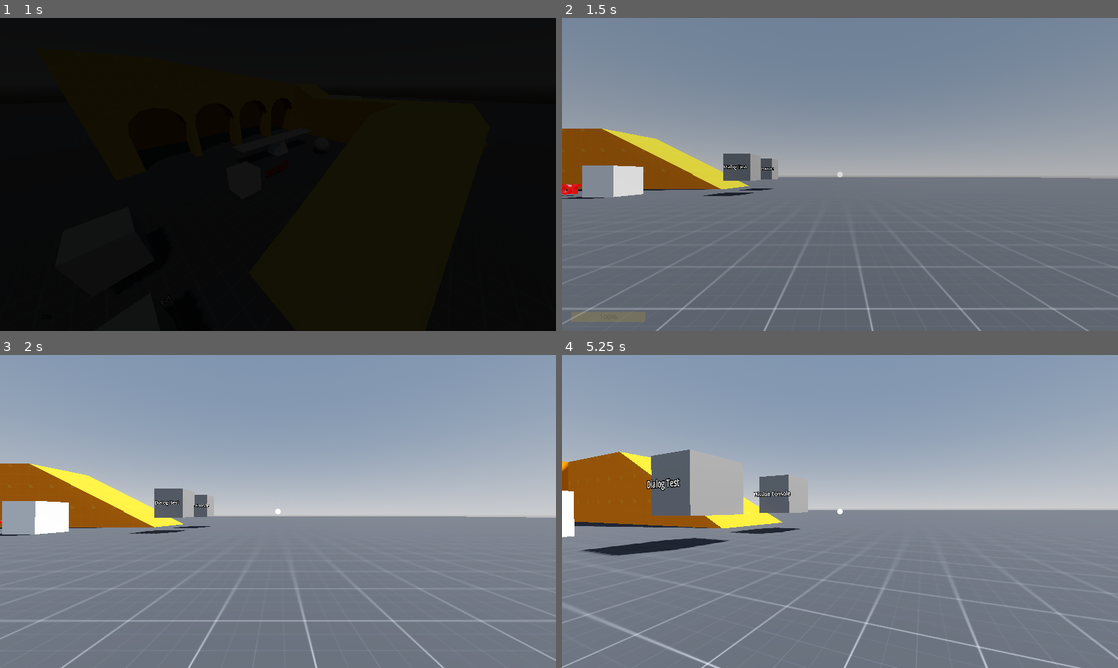
Above: before the commit, frames 1-4 (two rows, left to right).
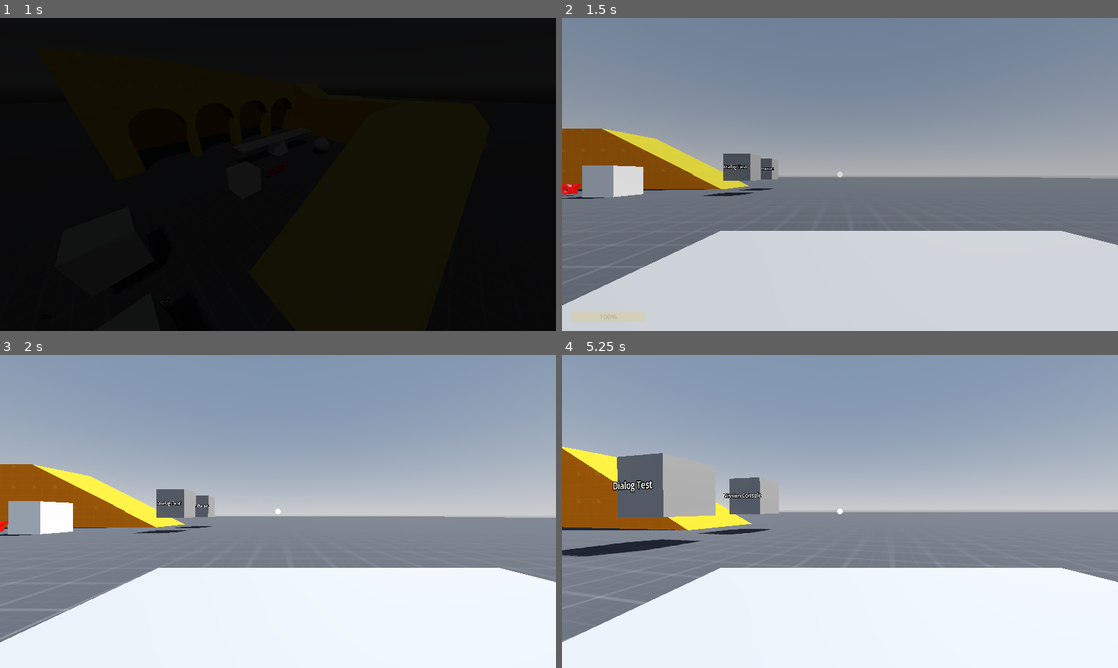
Above: after the commit, the same moments.

Repository: m-rafiwidya/Last-Light-NasaSpaceApps
Game: Godot game, scene res://src/main.tscn
Two runs of this game, one before a commit and one after it. Both use one fixed random seed, a clock stepped at 60 frames per second and the inputs below.
Inputs (mouse positions are in pixels of both pictures, inside the frame that each line leads up to):
- Up to frame 1 (1 s): click "Start" at 0.5 s
- Up to frame 2 (1.5 s): move the mouse to (867, 174) at 1.27 s; hold W (move_forward) from 1.28 s (still down); tap C (camera) at 1.35 s
- Up to frame 3 (2 s): keep holding W (move_forward); tap Space (move_jump) at 1.52 s
- Up to frame 4 (5.25 s): move the mouse to (728, 527) at 2.02 s; release W (move_forward) at 2.03 s; hold S (move_backward) 2.03-2.78 s; tap C (camera) at 2.1, 3.05, 3.8, 4.55 s; tap Space (move_jump) at 2.27, 3.77, 4.52 s; move the mouse to (895, 442) at 2.77 s; hold D (move_right) 2.78-3.53 s; click (895, 442) at 2.85 s; move the mouse to (812, 574) at 3.52 s; hold W (move_forward) 3.53-4.28 s; right-click (812, 574) at 3.6 s; move the mouse to (1006, 558) at 4.27 s; hold A (move_left) from 4.28 s (still down); tap E (interact_use) at 4.35 s; move the mouse to (673, 464) at 5.02 s; tap Ctrl (move_crouch) at 5.1 s

Frame 1 is identical in both runs. In frame 2, 28% of the frame differs, in the area x 0-100%, y 68-100%; in frame 3, 29%; in frame 4, 35%, in the area x 0-100%, y 29-100%.

Commit message:
robot final changes

Diff:
--- a/game/engine_sound.gd
+++ /dev/null
@@ -1,18 +0,0 @@
-extends AudioStreamPlayer3D
-
-@onready var sample_hz = stream.mix_rate
-@onready var playback = get_stream_playback()
-var pulse_hz = 50.0 # The frequency of the sound wave.
-var phase: float = 0.0
-@export var wave_shape: Curve
-
-func _process(delta):
-	pulse_hz += delta * 10.0
-	var step: float = get_parent().engine_angular_velocity / (2.0*PI) / 4.0 * 6.0 / sample_hz
-	var frames_available = playback.get_frames_available()
-
-	for i in range(frames_available):
-		var displacement: float = 2.0 * wave_shape.sample(phase) - 1.0
-		displacement += randf_range(-0.01, 0.01)
-		playback.push_frame(Vector2.ONE * displacement)
-		phase = fmod(phase + step, 1.0)
--- a/game/src/autoloads/debug.gd
+++ b/game/src/autoloads/debug.gd
@@ -1,7 +1,7 @@
 extends Node
 
-# Set by Car._ready()
-var current_car: Car
+# Set by Robot._ready()
+var current_robot: Robot
 
 var debug_console_output: PackedStringArray = [
 	'Debug console for "%s"' % ProjectSettings.get_setting("application/config/name", "Unnamed Project"),
--- a/game/src/autoloads/scene_loader.gd
+++ b/game/src/autoloads/scene_loader.gd
@@ -5,7 +5,7 @@
 signal level_unloaded(level_name)
 
 const PLAYER_PACKED_SCENE: PackedScene = preload("res://src/player/player.tscn")
-const CAR_PACKED_SCENE: PackedScene = preload("res://src/car/car.tscn")
+const ROBOT_PACKED_SCENE: PackedScene = preload("res://src/robot/robot.tscn")
 const MAIN_MENU_ID = "main_menu"
 # TODO: Kinda dangerous if someone forgot to change these to a valid path
 # is there a built in godot way for file paths?
@@ -104,9 +104,9 @@
 		push_error('No "SpawnPoint" marker node found in level.')
 		return
 
-	# TEMPORARY: spawn the car instead of the player.
+	# TEMPORARY: spawn the robot instead of the player.
 	# Swap back to _setup_player(spawn_point) to restore the first-person player.
-	_setup_car(spawn_point)
+	_setup_robot(spawn_point)
 	#_setup_player(spawn_point)
 
 	# Hey GameState, I finished loading, please start transition to IN_GAME
@@ -125,18 +125,18 @@
 	current_scene.add_child(player)
 
 
-# Spawn the drivable car at the designated spawn point
-func _setup_car(spawn_point: Marker3D) -> void:
-	var car_controller = CarController.new()
-	current_scene.add_child(car_controller)
+# Spawn the drivable robot at the designated spawn point
+func _setup_robot(spawn_point: Marker3D) -> void:
+	var robot_controller = RobotController.new()
+	current_scene.add_child(robot_controller)
 
-	var car: Car = CAR_PACKED_SCENE.instantiate()
-	# The HUD only reads GameState.player for the crosshair; there is no player in a car
+	var robot: Robot = ROBOT_PACKED_SCENE.instantiate()
+	# The HUD only reads GameState.player for the crosshair; there is no player in a robot
 	GameState.player = null
-	car.transform = spawn_point.transform
-	# Must be assigned before add_child(): Car._ready() connects to its signals
-	car.controller = car_controller
-	current_scene.add_child(car)
+	robot.transform = spawn_point.transform
+	# Must be assigned before add_child(): Robot._ready() connects to its signals
+	robot.controller = robot_controller
+	current_scene.add_child(robot)
 
 
 func _setup_main_menu():
--- a/game/src/car/components/engine.gd
+++ /dev/null
@@ -1,25 +0,0 @@
-class_name CarEngine
-
-extends Node
-
-@export var torque_curve: Curve
-# Small electric drive motor sized for a ~80 kg rover. Speeds are rad/s (rpm * 0.1047).
-@export var peak_torque: float = 9.0
-@export var idle_speed: float = 500.0 * 0.1047
-@export var lower_redline: float = 3800.0 * 0.1047
-@export var upper_redline: float = 4000.0 * 0.1047
-@export var inertia: float = 0.01
-
-var is_disabled: bool = false
-
-
-## Torque the engine produces at the given speed. `throttle` is 0..1; the
-## rev limiter cuts torque between the upper and lower redline.
-func get_engine_torque(engine_angular_velocity: float, throttle: float) -> float:
-	if engine_angular_velocity >= upper_redline and not is_disabled:
-		is_disabled = true
-	if engine_angular_velocity <= lower_redline and is_disabled:
-		is_disabled = false
-	if is_disabled:
-		return 0.0
-	return peak_torque * torque_curve.sample(engine_angular_velocity / upper_redline) * throttle
--- /dev/null
+++ b/game/src/robot/components/engine.gd
@@ -0,0 +1,39 @@
+class_name RobotEngine
+
+extends Node
+
+## Brushed DC motor. Torque falls linearly with speed as back-EMF builds:
+##     torque = stall_torque * (voltage - speed / no_load_speed)
+## so the top speed is set by the motor (voltage * no_load_speed, minus whatever
+## the load takes), and letting go of the input (voltage 0) brakes the motor
+## with back-EMF, strongest at speed and fading towards standstill.
+##
+## Sizing (for the 80 kg rover with a total ratio of 5 and 0.15 m wheels):
+##   no_load_speed ~ (top speed / wheel radius) * total ratio, a few percent
+##     higher because rolling resistance pulls the loaded top speed down to it.
+##   stall_torque ~ ((mass + reflected drivetrain inertia / radius^2) * launch
+##     acceleration + rolling resistance) * radius / total ratio.
+## That gives ~10 units/s and ~3.5 m/s^2 from rest.
+
+## Torque at standstill with full voltage (Nm)
+@export var stall_torque: float = 10.7
+## Speed where back-EMF cancels full voltage and torque reaches zero (rad/s)
+@export var no_load_speed: float = 345.0
+## Rotor inertia (kg m^2)
+@export var inertia: float = 0.01
+## Optional shape multiplier on the torque, sampled at |speed| / no_load_speed
+## (0..1). Leave empty for a plain linear DC motor.
+@export var torque_curve: Curve
+
+
+## Torque (Nm) at the motor shaft. `voltage` is -1..1 (negative = reverse),
+## `motor_angular_velocity` is signed (rad/s). The current limit keeps the
+## result within +-stall_torque, so reversing at speed ("plugging") can't
+## produce more torque than a standing start.
+func get_motor_torque(motor_angular_velocity: float, voltage: float) -> float:
+	var torque: float = stall_torque * (
+		clamp(voltage, -1.0, 1.0) - motor_angular_velocity / no_load_speed
+	)
+	if torque_curve:
+		torque *= torque_curve.sample(clamp(abs(motor_angular_velocity) / no_load_speed, 0.0, 1.0))
+	return clamp(torque, -stall_torque, stall_torque)
--- a/game/src/car/components/engine.tscn
+++ b/game/src/robot/components/engine.tscn
@@ -1,6 +1,6 @@
 [gd_scene load_steps=2 format=3 uid="uid://4arryn46ujiy"]
 
-[ext_resource type="Script" uid="uid://co8ay0wgidec7" path="res://src/car/components/engine.gd" id="1_nxgb3"]
+[ext_resource type="Script" uid="uid://co8ay0wgidec7" path="res://src/robot/components/engine.gd" id="1_nxgb3"]
 
 [node name="Engine" type="Node"]
 script = ExtResource("1_nxgb3")
--- /dev/null
+++ b/game/src/robot/components/engine_sound.gd
@@ -0,0 +1,106 @@
+extends AudioStreamPlayer3D
+
+## Procedural electric motor whir, driven by the robot's DC motor.
+##
+## - Pitch follows motor speed (fraction of the motor's no-load speed).
+## - Loudness follows speed plus load, so it is silent when parked with no input,
+##   rises as the robot moves, and hums while straining against a stall.
+## - Load (|torque| / stall torque) brightens the sound: more upper harmonics and
+##   more controller (PWM) whine, as a loaded motor does.
+## - A gear whine at a non-integer multiple of the motor tone and a little low
+##   passed noise (bearings, wheels) make it sound mechanical instead of a
+##   plain synth tone.
+## Parameters are smoothed and ramped per sample, so changes don't click.
+
+## Motor tone at standstill / at the motor's no-load speed (Hz)
+@export var min_frequency: float = 70.0
+@export var max_frequency: float = 650.0
+## Gear whine frequency as a multiple of the motor tone (non-integer = inharmonic)
+@export var gear_whine_ratio: float = 2.7
+## Controller (PWM) whine frequency range (Hz), low speed to full speed
+@export var controller_whine_min: float = 2200.0
+@export var controller_whine_max: float = 3000.0
+## Overall output level (0..1)
+@export_range(0.0, 1.0) var volume: float = 0.5
+## How quickly the sound follows the motor (1/s). Higher is snappier.
+@export var response_rate: float = 12.0
+
+var robot: Robot
+var playback: AudioStreamGeneratorPlayback
+var sample_hz: float
+
+# Oscillator phases, 0..1
+var motor_phase: float = 0.0
+var gear_phase: float = 0.0
+var controller_phase: float = 0.0
+var noise_state: float = 0.0
+
+# Smoothed parameters, ramped per sample inside each batch
+var speed_fraction: float = 0.0
+var load_fraction: float = 0.0
+var loudness: float = 0.0
+
+
+func _ready() -> void:
+	robot = get_parent() as Robot
+	sample_hz = (stream as AudioStreamGenerator).mix_rate
+	play()
+	playback = get_stream_playback() as AudioStreamGeneratorPlayback
+
+
+func _process(delta: float) -> void:
+	if robot == null or playback == null:
+		return
+	var frames: int = playback.get_frames_available()
+	if frames <= 0:
+		return
+
+	var no_load_speed: float = maxf(robot.engine.no_load_speed, 0.001)
+	var stall_torque: float = maxf(robot.engine.stall_torque, 0.001)
+	var target_speed: float = clampf(absf(robot.motor_angular_velocity) / no_load_speed, 0.0, 1.0)
+	var target_load: float = clampf(absf(robot.motor_torque) / stall_torque, 0.0, 1.0)
+	# Silent when parked with no input; speed dominates, load keeps a stalled motor audible
+	var target_loudness: float = clampf(target_speed * 2.5 + target_load * 0.6, 0.0, 1.0)
+
+	var blend: float = 1.0 - exp(-response_rate * delta)
+	var next_speed: float = lerpf(speed_fraction, target_speed, blend)
+	var next_load: float = lerpf(load_fraction, target_load, blend)
+	var next_loudness: float = lerpf(loudness, target_loudness, blend)
+
+	var buffer := PackedVector2Array()
+	buffer.resize(frames)
+	for i in frames:
+		var t: float = float(i + 1) / float(frames)
+		var s: float = lerpf(speed_fraction, next_speed, t)
+		var l: float = lerpf(load_fraction, next_load, t)
+		var gain: float = lerpf(loudness, next_loudness, t)
+
+		var motor_hz: float = lerpf(min_frequency, max_frequency, s)
+		motor_phase = fmod(motor_phase + motor_hz / sample_hz, 1.0)
+		gear_phase = fmod(gear_phase + motor_hz * gear_whine_ratio / sample_hz, 1.0)
+		controller_phase = fmod(
+			controller_phase + lerpf(controller_whine_min, controller_whine_max, s) / sample_hz, 1.0
+		)
+
+		var a: float = motor_phase * TAU
+		var g: float = gear_phase * TAU
+		var motor_tone: float = (
+			sin(a)
+			+ 0.45 * sin(2.0 * a)
+			+ (0.15 + 0.35 * l) * sin(3.0 * a)
+			+ 0.3 * l * sin(5.0 * a)
+		)
+		var gear_whine: float = 0.3 * sin(g) + 0.12 * sin(2.0 * g)
+		var controller_whine: float = 0.06 * (0.25 + 0.75 * l) * sin(controller_phase * TAU)
+
+		noise_state += (randf_range(-1.0, 1.0) - noise_state) * 0.15
+		var rumble: float = noise_state * 0.35 * s
+
+		var sample: float = tanh((motor_tone + gear_whine + controller_whine + rumble) * 0.6)
+		sample *= gain * volume
+		buffer[i] = Vector2(sample, sample)
+
+	playback.push_buffer(buffer)
+	speed_fraction = next_speed
+	load_fraction = next_load
+	loudness = next_loudness
--- a/game/src/car/components/running_gear.tscn
+++ b/game/src/robot/components/running_gear.tscn
@@ -1,6 +1,6 @@
 [gd_scene load_steps=2 format=3 uid="uid://c5pjveyc6065i"]
 
-[ext_resource type="Script" uid="uid://bdyicesvw6a5j" path="res://src/car/components/running_gear.gd" id="1_7re8h"]
+[ext_resource type="Script" uid="uid://bdyicesvw6a5j" path="res://src/robot/components/running_gear.gd" id="1_7re8h"]
 
 [node name="RunningGear" type="Node"]
 script = ExtResource("1_7re8h")
--- a/game/src/car/car.gd
+++ b/game/src/robot/robot.gd
@@ -1,33 +1,37 @@
-class_name Car
+class_name Robot
 
 extends RigidBody3D
 
-@export var controller: CarController
+@export var controller: RobotController
 @export var running_gear: RunningGear
-@export var engine: CarEngine
+@export var engine: RobotEngine
 
 # Single fixed gear, used for both forward and reverse. The engine is rigidly
 # coupled to the driven wheels (no clutch).
 @export var gear_ratio: float = 1.0
 @export var final_drive: float = 5.0
-# Top speed in both directions, in units per second. The controller's input is a
-# fraction of this (1 = full speed forward, -1 = full speed backward, 0 = stop).
-@export var max_speed: float = 10.0
-# Speed error (units/s) at which the drivetrain applies full torque. Smaller
-# values chase the target speed harder; larger values are gentler.
-@export var speed_control_band: float = 2.0
+# Rolling resistance at the ground (N), applied through the driven wheels. It is
+# what finally stops the robot once the motor's back-EMF braking has faded out, and
+# it pulls the loaded top speed a little below the motor's no-load speed.
+@export var rolling_resistance_force: float = 12.0
 # Rotational inertias (kg m^2) of the transmission output shaft and differential
 @export var transmission_inertia: float = 0.004
 @export var differential_inertia: float = 0.01
 
-# Follow camera offset behind the car, scaled to the car's size
+# Follow camera offset behind the robot, scaled to the robot's size
 @export var follow_camera_distance: float = 2.5
 @export var follow_camera_height: float = 0.8
 
 const DRIVEN_WHEELS: Array = [RunningGear.Wheel.REAR_LEFT, RunningGear.Wheel.REAR_RIGHT]
+# Rolling resistance fades in over 1 / this rad/s of wheel speed so it can't
+# flip the wheel's direction at near-zero speed.
+const ROLLING_RESISTANCE_SLIP_GAIN: float = 0.5
 
 # Drivetrain state
-var engine_angular_velocity: float = 0.0
+# Signed motor shaft speed (rad/s), positive = forward. Read by engine_sound.gd
+var motor_angular_velocity: float = 0.0
+# Torque at the motor shaft (Nm) this step. Read by engine_sound.gd
+var motor_torque: float = 0.0
 var differential_angular_velocity: float = 0.0
 
 var camera_mode: CameraMode = CameraMode.FOLLOW
@@ -46,7 +50,7 @@
 
 func _ready() -> void:
 	$FollowCamera.set_as_top_level(true)
-	Debug.current_car = self
+	Debug.current_robot = self
 	running_gear.update_wheel_properties()
 	controller.toggle_camera.connect(_on_controller_toggle_camera)
 
@@ -93,7 +97,7 @@
 func _integrate_forces(state) -> void:
 	_sync_driven_wheels()
 	running_gear.simulate_suspensions(state, controller.steer)
-	_step_drivetrain(state)
+	_step_drivetrain(state.step)
 	_apply_wheel_forces(state)
 
 # Forces driven wheels to the differential speed (can be unstable at low speeds)
@@ -101,31 +105,22 @@
 	for wheel in DRIVEN_WHEELS:
 		running_gear.wheel_states[wheel][RunningGear.WheelState.ANGULAR_VELOCITY] = differential_angular_velocity
 
-# Integrates the differential speed. The engine is rigidly coupled to the driven
-# wheels through the single gear, so its speed follows the wheels (never below
-# idle). The controller input is a desired speed: the drivetrain applies torque
-# proportional to the error between it and the current forward speed, so it
-# accelerates toward the target, and brakes (engine braking) when the target is
-# lower, including when there is no input.
-func _step_drivetrain(state) -> void:
-	var step: float = state.step
+# Integrates the differential speed. The DC motor is rigidly coupled to the driven
+# wheels through the single gear, so its speed follows the wheels. The controller
+# input is the motor voltage: full input drives the motor towards its no-load
+# speed, which sets the robot's top speed, and no input lets back-EMF slow it down.
+func _step_drivetrain(step: float) -> void:
 	var combined_gear_ratio: float = gear_ratio * final_drive
 
-	var forward_speed: float = state.linear_velocity.dot(-state.transform.basis.z)
-	var target_speed: float = controller.desired_speed * max_speed
-	# -1..1: how hard to push, and in which direction
-	var throttle: float = clamp((target_speed - forward_speed) / speed_control_band, -1.0, 1.0)
+	motor_angular_velocity = differential_angular_velocity * combined_gear_ratio
+	motor_torque = engine.get_motor_torque(motor_angular_velocity, controller.desired_speed)
+	var drive_torque: float = motor_torque * combined_gear_ratio
 
-	engine_angular_velocity = clamp(
-		abs(differential_angular_velocity) * combined_gear_ratio,
-		engine.idle_speed,
-		engine.upper_redline
+	# Resistance on the driven wheels: rolling resistance plus tyre reaction torque
+	var driven_wheel_resistance_torque: float = (
+		rolling_resistance_force * running_gear.wheel_radius *
+		clamp(differential_angular_velocity * ROLLING_RESISTANCE_SLIP_GAIN, -1.0, 1.0)
 	)
-	var engine_output_torque: float = engine.get_engine_torque(engine_angular_velocity, abs(throttle))
-	var drive_torque: float = engine_output_torque * combined_gear_ratio * sign(throttle)
-
-	# Resistance from the tyres on the driven wheels
-	var driven_wheel_resistance_torque: float = 0.0
 
 	# Inertia seen at the differential/wheel speed. The transmission output shaft
 	# spins at final_drive times wheel speed, so its inertia is reflected by
--- a/game/src/car/car.tscn
+++ b/game/src/robot/robot.tscn
@@ -1,26 +1,21 @@
 [gd_scene format=3 uid="uid://dvqu81j65chtr"]
 
-[ext_resource type="Script" uid="uid://bbqam5tp6wery" path="res://src/car/car.gd" id="1_caus5"]
-[ext_resource type="Script" uid="uid://cq1fv7irf222e" path="res://engine_sound.gd" id="2_460mh"]
-[ext_resource type="PackedScene" uid="uid://4arryn46ujiy" path="res://src/car/components/engine.tscn" id="2_y3xmu"]
-[ext_resource type="PackedScene" uid="uid://c5pjveyc6065i" path="res://src/car/components/running_gear.tscn" id="4_6b27f"]
+[ext_resource type="Script" uid="uid://bbqam5tp6wery" path="res://src/robot/robot.gd" id="1_caus5"]
+[ext_resource type="Script" uid="uid://cq1fv7irf222e" path="res://src/robot/components/engine_sound.gd" id="2_460mh"]
+[ext_resource type="PackedScene" uid="uid://4arryn46ujiy" path="res://src/robot/components/engine.tscn" id="2_y3xmu"]
+[ext_resource type="PackedScene" uid="uid://c5pjveyc6065i" path="res://src/robot/components/running_gear.tscn" id="4_6b27f"]
 
 [sub_resource type="PhysicsMaterial" id="PhysicsMaterial_6kj2t"]
 bounce = 0.5
 
-[sub_resource type="Curve" id="Curve_gkkdu"]
-_data = [Vector2(0, 0.8956521), 0.0, 0.170761, 0, 0, Vector2(0.693333, 1), 0.0, 0.0, 0, 0, Vector2(1, 0.914138), -0.649141, 0.0, 0, 0]
-point_count = 3
+[sub_resource type="AudioStreamGenerator" id="AudioStreamGenerator_2vce4"]
+mix_rate = 22050.0
+buffer_length = 0.1
 
-[sub_resource type="AudioStreamGenerator" id="AudioStreamGenerator_2vce4"]
-buffer_length = 0.05
+[sub_resource type="BoxMesh" id="BoxMesh_xa74p"]
+size = Vector3(1, 0.32641602, 1)
 
-[sub_resource type="Curve" id="Curve_grmg8"]
-_data = [Vector2(0, 0), 0.0, 0.0, 0, 0, Vector2(0.2, 1), 0.0, 0.0, 0, 0, Vector2(0.6, 0.2), -0.99947, -0.99947, 0, 0, Vector2(1, 0), 0.0, 0.0, 0, 0]
-point_count = 4
-metadata/_snap_enabled = true
-
-[node name="Car" type="RigidBody3D" unique_id=405660351 node_paths=PackedStringArray("running_gear", "engine")]
+[node name="Robot" type="RigidBody3D" unique_id=405660351 node_paths=PackedStringArray("running_gear", "engine")]
 collision_layer = 2
 collision_mask = 7
 mass = 80.0
@@ -37,7 +32,6 @@
 engine = NodePath("Engine")
 
 [node name="Engine" parent="." unique_id=1105020877 instance=ExtResource("2_y3xmu")]
-torque_curve = SubResource("Curve_gkkdu")
 
 [node name="RunningGear" parent="." unique_id=1604477408 instance=ExtResource("4_6b27f")]
 
@@ -75,6 +69,10 @@
 stream = SubResource("AudioStreamGenerator_2vce4")
 autoplay = true
 script = ExtResource("2_460mh")
-wave_shape = SubResource("Curve_grmg8")
+volume = 0.2
+
+[node name="MeshInstance3D" type="MeshInstance3D" parent="." unique_id=2071253017]
+transform = Transform3D(1, 0, 0, 0, 1, 0, 0, 0, 1, 0, 0.17224121, 0)
+mesh = SubResource("BoxMesh_xa74p")
 
 [connection signal="timeout" from="FollowCameraReset" to="." method="_on_follow_camera_reset_timeout"]
--- a/game/src/car/car_controller.gd
+++ b/game/src/robot/robot_controller.gd
@@ -1,20 +1,20 @@
-class_name CarController
+class_name RobotController
 
 extends Node
 
-## Car intent. Reads input and exposes smoothed values the Car reads directly,
+## Robot intent. Reads input and exposes smoothed values the Robot reads directly,
 ## like PlayerController. One-shot events are signals (emitted with `true` on
 ## press, `false` on release).
 ## Shares the player's movement actions: move_forward / move_backward = desired
-## speed forward / backward (as a fraction of the car's max speed; no input = 0,
-## so the car slows down), move_left / move_right = steering.
+## speed forward / backward (as a fraction of the robot's top speed; no input = 0,
+## so the robot slows down), move_left / move_right = steering.
 ## Like PlayerController, input is only accepted while GameState is IN_GAME.
 
 signal toggle_camera(value: bool)
 
 
-## Desired speed as a fraction of the car's max speed:
-## -1 (full speed backward) .. 1 (full speed forward), 0 = stop.
+## Desired speed as a fraction of the robot's top speed. The robot uses it as the
+## motor voltage: -1 (full reverse) .. 1 (full forward), 0 = no input.
 var desired_speed: float = 0.0
 ## -1 (full left) .. 1 (full right)
 var steer: float = 0.0
Renamed: game/src/car/components/engine.gd.uid -> game/src/robot/components/engine.gd.uid
Renamed: game/engine_sound.gd.uid -> game/src/robot/components/engine_sound.gd.uid
Renamed: game/src/car/components/running_gear.gd -> game/src/robot/components/running_gear.gd
Renamed: game/src/car/components/running_gear.gd.uid -> game/src/robot/components/running_gear.gd.uid
Renamed: game/src/car/car.gd.uid -> game/src/robot/robot.gd.uid
Renamed: game/src/car/car_controller.gd.uid -> game/src/robot/robot_controller.gd.uid
